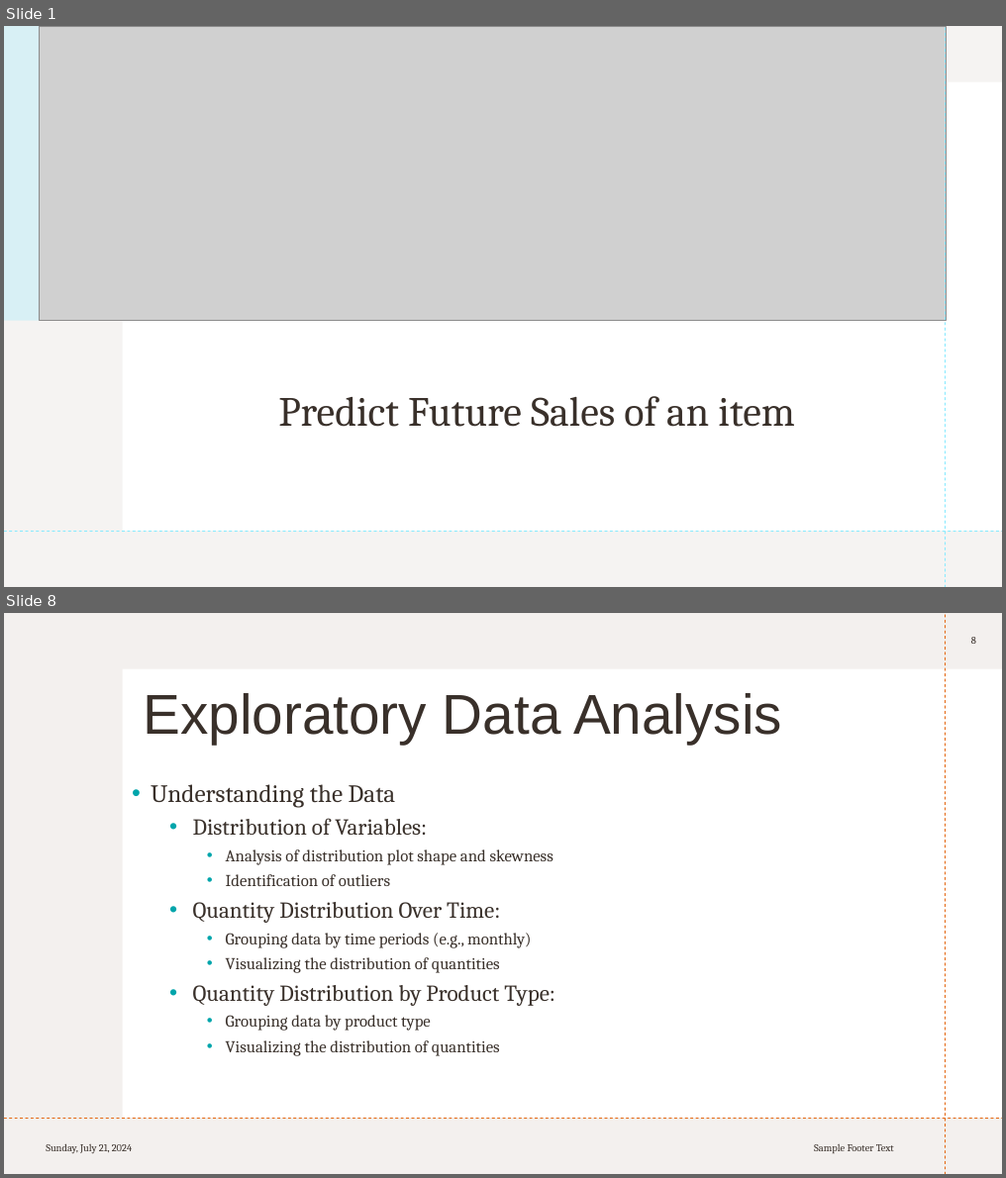
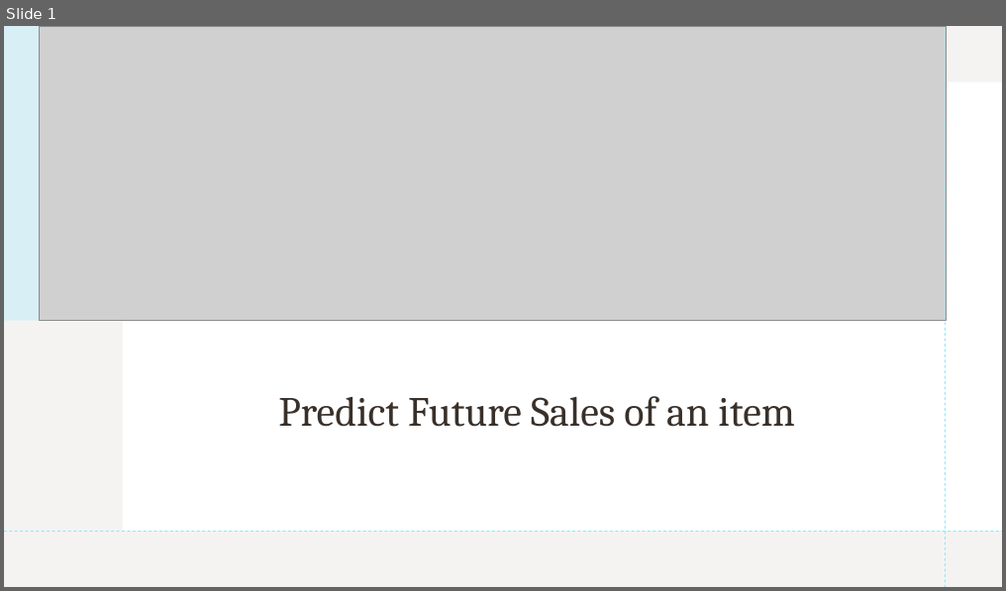
Before and after one commit to KarishmaFernandes/Forecasting-Future-Sales, a slide deck: sales Circly.pptx. Shown one above the other, each under a label of ours: slides 1 and 8 before the commit, slide 1 after it; the slides between them are not shown. The pictures are 1006x1178 and 1006x591 pixels, drawn with LibreOffice and Linux fonts; fonts in the diff are those of the drawing; grey boxes stand for pictures. Boxes give left, top, right and bottom in pixels: in the first picture for what was removed or moved away, otherwise in the second. Text is boxed around its words. In the diff, an @@ line names an element or a change of style, - is before the commit and + after.

```diff
--- a/sales Circly.pptx
+++ b/sales Circly.pptx
@@ slide 8 removed at box(4, 613, 1002, 1174), background #FFFFFF; not listed: 2 template elements that a slide beside it also shows @@
@@ rectangle removed at box(4, 613, 1002, 1174) @@
@@ page number removed at box(971, 637, 976, 644) @@
-8
@@ rectangle removed at box(122, 669, 1002, 1118) @@
@@ title removed at box(144, 693, 782, 744) @@
-Exploratory Data Analysis
@@ text removed at box(151, 784, 555, 1057) @@
-• Understanding the Data
-  • Distribution of Variables:
-    • Analysis of distribution plot shape and skewness
-    • Identification of outliers
-  • Quantity Distribution Over Time:
-    • Grouping data by time periods (e.g., monthly)
-    • Visualizing the distribution of quantities
-  • Quantity Distribution by Product Type:
-    • Grouping data by product type
-    • Visualizing the distribution of quantities
@@ text removed at box(46, 1144, 132, 1155) @@
-Sunday, July 21, 2024
@@ text removed at box(814, 1145, 894, 1154) @@
-Sample Footer Text
```
Also in this commit, not shown: 11 slides changed, 5 slides added, 5 other slides removed.
